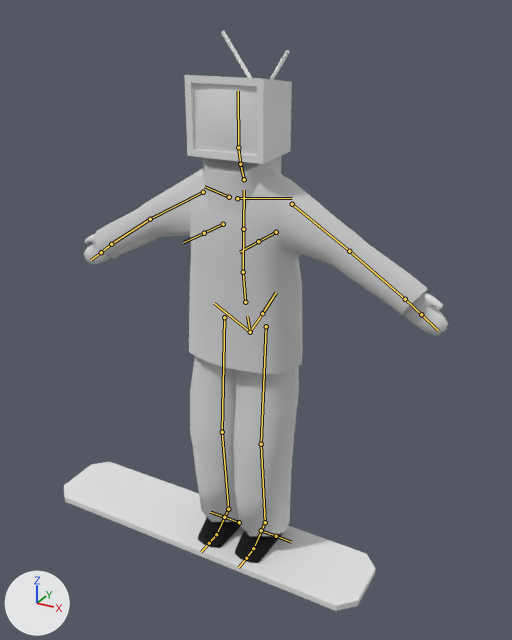
One commit to the FBX model Assets/Meshes/SM_Character_Antiope.fbx: the scene before it, then after it.
Camera for both pictures: a 50 mm lens placed at (1.32, -2.3, 2.25), pointed at (0.05, 0.01, 1.09). The axes (+X, +Y, +Z) are drawn at lower left. The lights are the same throughout. The older version comes first. The bones that change, and the others that lie on the model, are drawn over the model as lines.

In view in the first picture: 'BoardPlaceholder', 'Boot', 'Coat', 'Cube', 'Hand', 'Pants'.
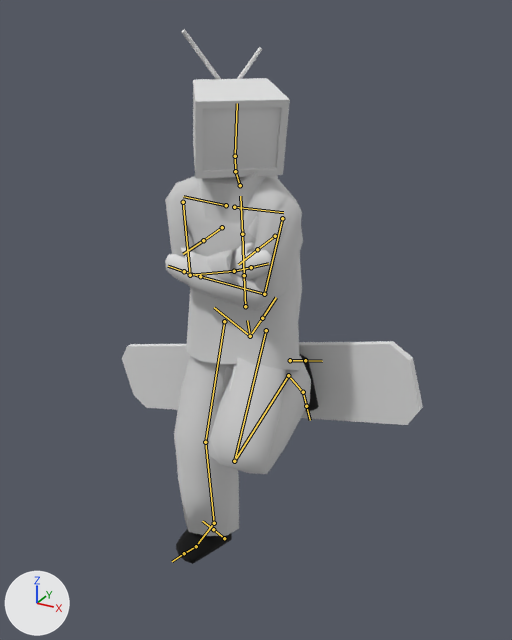
The newer file adds an action. The first version stands in its rest pose; the second is drawn at frame 31 of the action 'metarig|Chilling'.

Pixel boxes [x1, y1, x2, y2] of what changed, in the pictures (512 x 640 px):
```json
{"object": "Coat", "change": "posed", "before": [93, 156, 428, 374], "after": [165, 171, 303, 370], "on screen": "59% narrower, 9% shorter"}
{"object": "BoardPlaceholder", "change": "posed", "before": [64, 462, 376, 611], "after": [122, 341, 423, 425], "on screen": "43% shorter"}
{"object": "Pants", "change": "posed", "before": [190, 357, 299, 537], "after": [174, 356, 311, 536], "on screen": "25% wider"}
{"object": "Cube", "change": "posed", "before": [184, 31, 292, 164], "after": [181, 29, 290, 179], "on screen": "13% taller"}
{"object": "Hand", "change": "posed", "before": [84, 234, 448, 335], "after": [165, 242, 273, 284]}
{"object": "Boot", "change": "posed", "before": [198, 517, 283, 563], "after": [176, 354, 319, 564]}
{"bone": "spine", "before": "(250, 332) to (247, 316)", "after": "(250, 336) to (247, 320)"}
{"bone": "spine.001", "before": "(245, 302) to (243, 272)", "after": "(245, 306) to (244, 275)"}
{"bone": "spine.002", "before": "(243, 272) to (243, 229)", "after": "(244, 275) to (242, 234)"}
{"bone": "spine.005", "before": "(240, 164) to (238, 147)", "after": "(235, 171) to (235, 156)"}
{"bone": "spine.006", "before": "(238, 147) to (238, 91)", "after": "(235, 156) to (237, 103)"}
{"bone": "shoulder.L", "before": "(237, 198) to (292, 198)", "after": "(234, 207) to (283, 212)"}
{"bone": "upper_arm.L", "before": "(292, 204) to (349, 251)", "after": "(282, 218) to (264, 294)"}
{"bone": "forearm.L", "before": "(349, 251) to (405, 299)", "after": "(264, 294) to (200, 276)"}
{"bone": "hand.L", "before": "(405, 299) to (421, 314)", "after": "(200, 276) to (184, 271)"}
{"bone": "shoulder.R", "before": "(229, 197) to (204, 186)", "after": "(226, 205) to (183, 196)"}
{"bone": "upper_arm.R", "before": "(203, 192) to (150, 219)", "after": "(183, 202) to (190, 275)"}
{"bone": "forearm.R", "before": "(150, 219) to (111, 244)", "after": "(190, 275) to (234, 271)"}
{"bone": "hand.R", "before": "(111, 244) to (101, 252)", "after": "(234, 271) to (251, 267)"}
{"bone": "thigh.L", "before": "(266, 326) to (261, 444)", "after": "(266, 330) to (234, 461)"}
{"bone": "shin.L", "before": "(261, 444) to (265, 522)", "after": "(234, 461) to (288, 375)"}
{"bone": "foot.L", "before": "(265, 522) to (255, 545)", "after": "(288, 375) to (301, 390)"}
{"bone": "thigh.R", "before": "(224, 317) to (222, 432)", "after": "(224, 321) to (205, 442)"}
{"bone": "shin.R", "before": "(222, 432) to (228, 509)", "after": "(205, 442) to (214, 523)"}
{"bone": "foot.R", "before": "(228, 509) to (218, 531)", "after": "(214, 523) to (198, 543)"}
```

Edits to the scene script, one JSON object a line:
```json
{"block": "bone_spine", "where": "bone_spine = bpy.data.objects['metarig'].pose.bones['spine']"}
{"op": "set", "path": "bone_spine.location", "old": "(0.0, 0.0, 0.0)", "new": "(0.0, -0.018, 0.005)"}
{"block": "bone_spine_001", "where": "bone_spine_001 = bpy.data.objects['metarig'].pose.bones['spine.001']  # child of 'spine'"}
{"op": "set", "path": "bone_spine_001.rotation_quaternion", "old": "(1.0, 0.0, 0.0, 0.0)", "new": "(1.0, -0.031, 0.0, 0.0)", "note": "degrees (0, 0, 0) -> degrees (-4, 0, 0)"}
{"block": "bone_spine_002", "where": "bone_spine_002 = bpy.data.objects['metarig'].pose.bones['spine.002']  # child of 'spine.001'"}
{"op": "set", "path": "bone_spine_002.rotation_quaternion", "old": "(1.0, 0.0, 0.0, 0.0)", "new": "(0.997, 0.081, 0.0, 0.0)", "note": "degrees (0, 0, 0) -> degrees (9, 0, 0)"}
{"block": "bone_spine_005", "where": "bone_spine_005 = bpy.data.objects['metarig'].pose.bones['spine.005']  # child of 'spine.004'"}
{"op": "set", "path": "bone_spine_005.rotation_quaternion", "old": "(1.0, 0.0, 0.0, 0.0)", "new": "(0.977, 0.0, 0.204, -0.062)", "note": "degrees (0, 0, 0) -> degrees (-2, 23, -8)"}
{"block": "bone_spine_006", "where": "bone_spine_006 = bpy.data.objects['metarig'].pose.bones['spine.006']  # child of 'spine.005'"}
{"op": "set", "path": "bone_spine_006.rotation_quaternion", "old": "(1.0, 0.0, 0.0, 0.0)", "new": "(0.987, 0.092, 0.13, -0.027)", "note": "degrees (0, 0, 0) -> degrees (10, 15, -2)"}
{"block": "bone_shoulder_l", "where": "bone_shoulder_l = bpy.data.objects['metarig'].pose.bones['shoulder.L']  # child of 'spine.003'"}
{"op": "set", "path": "bone_shoulder_l.rotation_quaternion", "old": "(1.0, 0.0, 0.0, 0.0)", "new": "(0.966, 0.012, -0.007, -0.258)", "note": "degrees (0, 0, 0) -> degrees (2, 0, -30)"}
{"block": "bone_upper_arm_l", "where": "bone_upper_arm_l = bpy.data.objects['metarig'].pose.bones['upper_arm.L']  # child of 'shoulder.L'"}
{"op": "set", "path": "bone_upper_arm_l.rotation_quaternion", "old": "(1.0, 0.0, 0.0, 0.0)", "new": "(0.776, 0.369, 0.389, -0.332)", "note": "degrees (0, 0, 0) -> degrees (36, 58, -26)"}
{"block": "bone_forearm_l", "where": "bone_forearm_l = bpy.data.objects['metarig'].pose.bones['forearm.L']  # child of 'upper_arm.L'"}
{"op": "set", "path": "bone_forearm_l.rotation_quaternion", "old": "(1.0, 0.0, 0.0, 0.0)", "new": "(0.543, 0.446, 0.403, 0.585)", "note": "degrees (0, 0, 0) -> degrees (74, -5, 91)"}
{"block": "bone_hand_l", "where": "bone_hand_l = bpy.data.objects['metarig'].pose.bones['hand.L']  # child of 'forearm.L'"}
{"op": "set", "path": "bone_hand_l.rotation_quaternion", "old": "(1.0, 0.0, 0.0, 0.0)", "new": "(0.992, 0.116, -0.04, 0.016)", "note": "degrees (0, 0, 0) -> degrees (13, -5, 1)"}
{"block": "bone_shoulder_r", "where": "bone_shoulder_r = bpy.data.objects['metarig'].pose.bones['shoulder.R']  # child of 'spine.003'"}
{"op": "set", "path": "bone_shoulder_r.rotation_quaternion", "old": "(1.0, 0.0, 0.0, 0.0)", "new": "(0.976, 0.01, 0.006, 0.216)", "note": "degrees (0, 0, 0) -> degrees (1, 0, 25)"}
{"block": "bone_upper_arm_r", "where": "bone_upper_arm_r = bpy.data.objects['metarig'].pose.bones['upper_arm.R']  # child of 'shoulder.R'"}
{"op": "set", "path": "bone_upper_arm_r.rotation_quaternion", "old": "(1.0, 0.0, 0.0, 0.0)", "new": "(0.827, 0.061, 0.165, 0.534)", "note": "degrees (0, 0, 0) -> degrees (17, 12, 67)"}
{"block": "bone_forearm_r", "where": "bone_forearm_r = bpy.data.objects['metarig'].pose.bones['forearm.R']  # child of 'upper_arm.R'"}
{"op": "set", "path": "bone_forearm_r.rotation_quaternion", "old": "(1.0, 0.0, 0.0, 0.0)", "new": "(0.256, 0.723, -0.629, -0.127)", "note": "degrees (0, 0, 0) -> degrees (148, -8, -80)"}
{"block": "bone_hand_r", "where": "bone_hand_r = bpy.data.objects['metarig'].pose.bones['hand.R']  # child of 'forearm.R'"}
{"op": "set", "path": "bone_hand_r.rotation_quaternion", "old": "(1.0, 0.0, 0.0, 0.0)", "new": "(0.991, 0.092, -0.08, -0.05)", "note": "degrees (0, 0, 0) -> degrees (11, -9, -7)"}
{"block": "bone_thigh_l", "where": "bone_thigh_l = bpy.data.objects['metarig'].pose.bones['thigh.L']  # child of 'spine'"}
{"op": "set", "path": "bone_thigh_l.rotation_quaternion", "old": "(1.0, 0.0, 0.0, 0.0)", "new": "(0.904, -0.346, -0.248, 0.028)", "note": "degrees (0, 0, 0) -> degrees (-45, -25, 14)"}
{"block": "bone_shin_l", "where": "bone_shin_l = bpy.data.objects['metarig'].pose.bones['shin.L']  # child of 'thigh.L'"}
{"op": "set", "path": "bone_shin_l.rotation_quaternion", "old": "(1.0, 0.0, 0.0, 0.0)", "new": "(0.269, 0.884, 0.064, -0.378)", "note": "degrees (0, 0, 0) -> degrees (143, 45, -7)"}
{"block": "bone_foot_l", "where": "bone_foot_l = bpy.data.objects['metarig'].pose.bones['foot.L']  # child of 'shin.L'"}
{"op": "set", "path": "bone_foot_l.rotation_quaternion", "old": "(1.0, 0.0, 0.0, 0.0)", "new": "(0.992, -0.127, -0.023, 0.015)", "note": "degrees (0, 0, 0) -> degrees (-15, -2, 2)"}
{"block": "bone_thigh_r", "where": "bone_thigh_r = bpy.data.objects['metarig'].pose.bones['thigh.R']  # child of 'spine'"}
{"op": "set", "path": "bone_thigh_r.rotation_quaternion", "old": "(1.0, 0.0, 0.0, 0.0)", "new": "(0.983, -0.099, 0.155, 0.001)", "note": "degrees (0, 0, 0) -> degrees (-12, 18, -2)"}
{"block": "bone_shin_r", "where": "bone_shin_r = bpy.data.objects['metarig'].pose.bones['shin.R']  # child of 'thigh.R'"}
{"op": "set", "path": "bone_shin_r.rotation_quaternion", "old": "(1.0, 0.0, 0.0, 0.0)", "new": "(0.996, 0.082, 0.002, 0.026)", "note": "degrees (0, 0, 0) -> degrees (9, 0, 3)"}
{"block": "bone_foot_r", "where": "bone_foot_r = bpy.data.objects['metarig'].pose.bones['foot.R']  # child of 'shin.R'"}
{"op": "set", "path": "bone_foot_r.rotation_quaternion", "old": "(1.0, 0.0, 0.0, 0.0)", "new": "(1.0, 0.028, -0.008, 0.004)", "note": "degrees (0, 0, 0) -> degrees (3, -1, 0)"}
```
